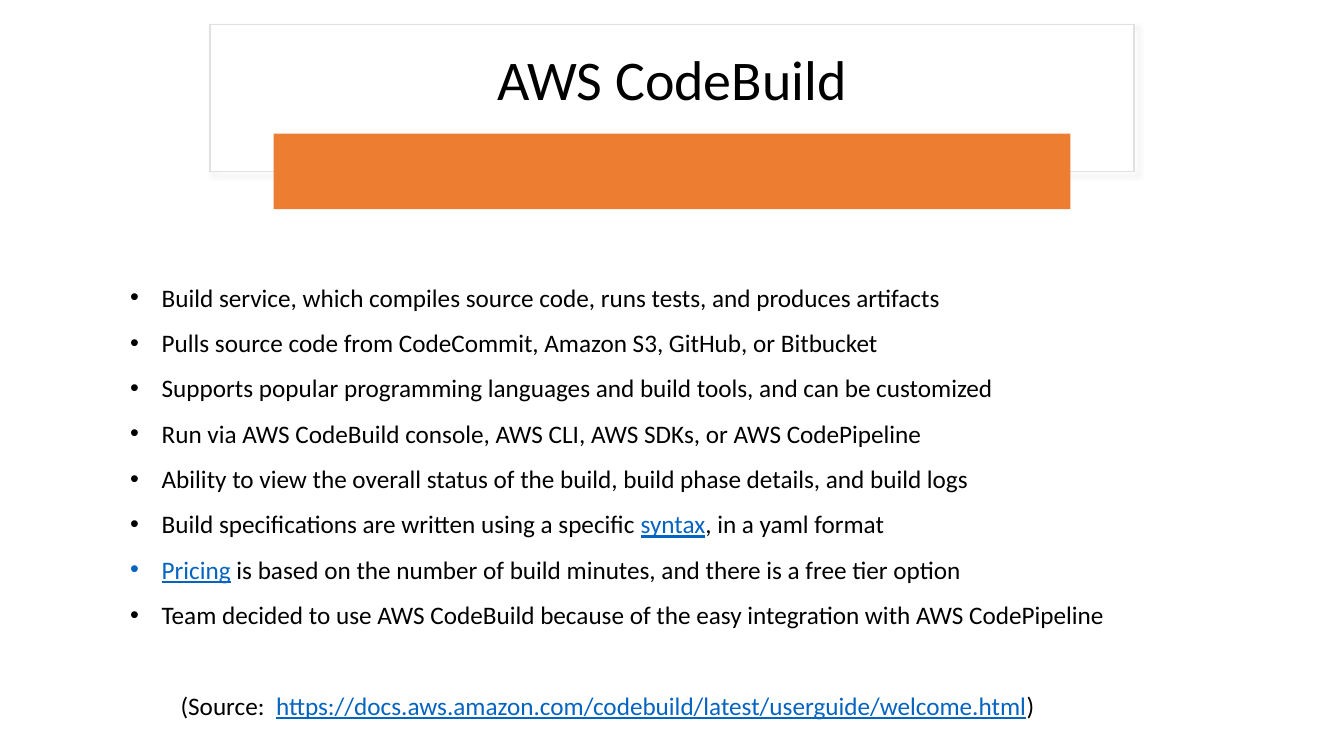
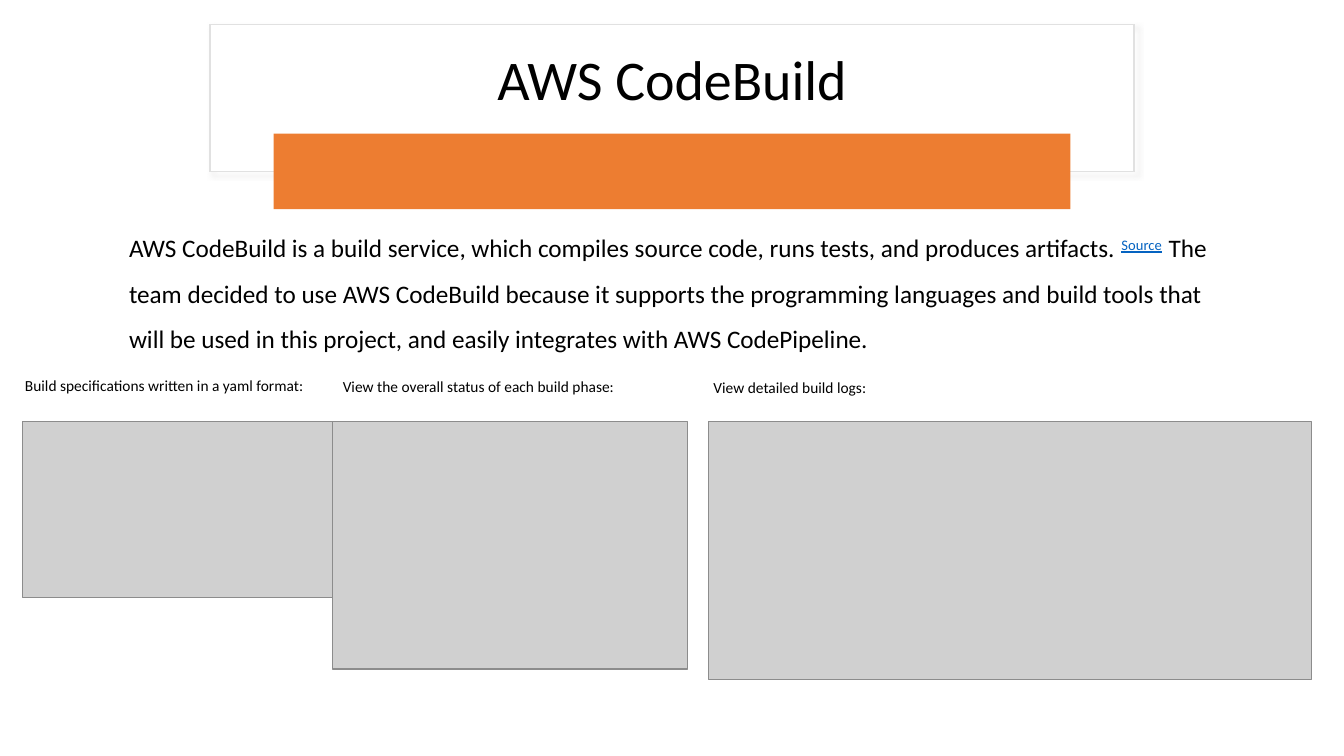
Before and after one commit to rlennon/ConnachtUni, a slide deck: slide 15 of documentation/Demonstrations/Connacht_University_TeamDC.pptx. Drawn at 1344x756 pixels with LibreOffice and Linux fonts; fonts in the diff are those of the drawing; grey boxes stand for pictures. Boxes give left, top, right and bottom in pixels: in the first picture for what was removed or moved away, otherwise in the second. Text is boxed around its words. In the diff, an @@ line names an element or a change of style, - is before the commit and + after.

```diff
--- a/documentation/Demonstrations/Connacht_University_TeamDC.pptx
+++ b/documentation/Demonstrations/Connacht_University_TeamDC.pptx
@@ rectangle added at [0,0,1344,756], fill #FFFFFF @@
@@ text added at [129,239,1207,353], 18 pt, text #000000 @@
+AWS CodeBuild is a build service, which compiles source code, runs tests, and produces artifacts. Source The team decided to use AWS CodeBuild because it supports the programming languages and build tools that will be used in this project, and easily integrates with AWS CodePipeline.
@@ text removed at [162,289,1103,720] @@
-• Build service, which compiles source code, runs tests, and produces artifacts
-• Pulls source code from CodeCommit, Amazon S3, GitHub, or Bitbucket
-• Supports popular programming languages and build tools, and can be customized
-• Run via AWS CodeBuild console, AWS CLI, AWS SDKs, or AWS CodePipeline
-• Ability to view the overall status of the build, build phase details, and build logs
-• Build specifications are written using a specific syntax, in a yaml format
-• Pricing is based on the number of build minutes, and there is a free tier option
-• Team decided to use AWS CodeBuild because of the easy integration with AWS CodePipeline
-  (Source: https://docs.aws.amazon.com/codebuild/latest/userguide/welcome.html)
@@ text added at [25,380,303,394], 11 pt, text #000000 @@
+Build specifications written in a yaml format:
@@ text added at [343,381,613,395], 11 pt, text #000000 @@
+View the overall status of each build phase:
@@ text added at [713,382,866,396], 11 pt, text #000000 @@
+View detailed build logs:
@@ picture added at [22,421,333,597] @@
@@ picture added at [333,421,688,668] @@
@@ picture added at [708,421,1312,679] @@
```
Also in this commit, not shown: 5 other slides changed, 1 slide removed.
